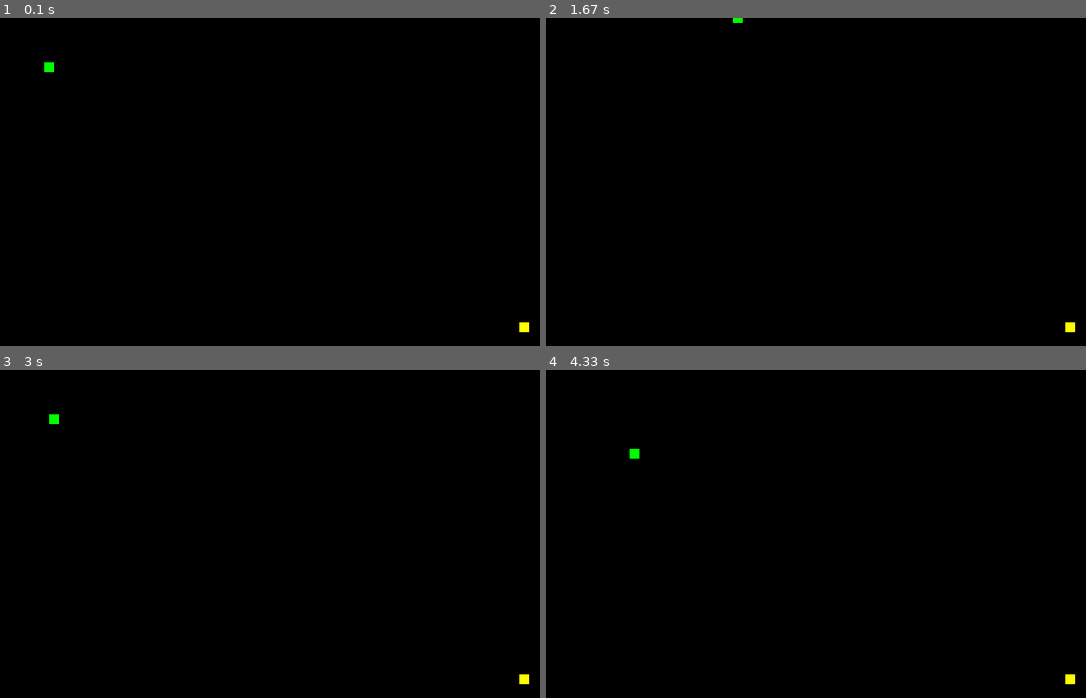
Above: before the commit, frames 1-4 (two rows, left to right).
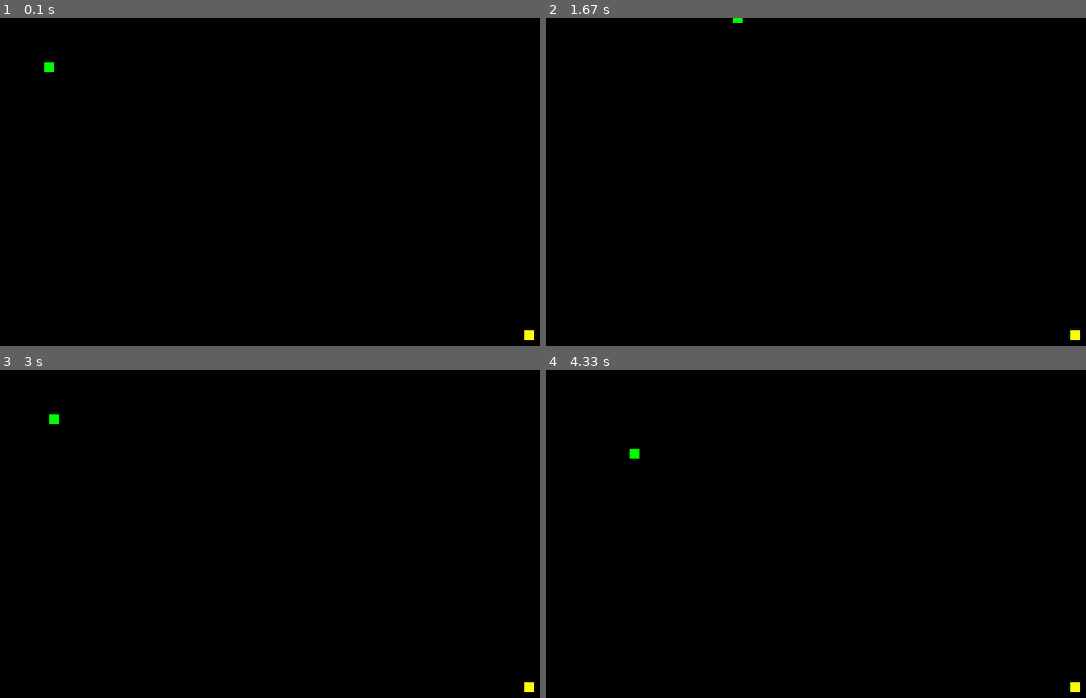
Above: after the commit, the same moments.

Repository: Jaysurya909/Pygames
Game: pygame game, started from snakegame.py
Two runs of this game, one before a commit and one after it. Both use one fixed random seed, a clock stepped at 60 frames per second and the inputs below.
Inputs:
- Up to frame 1 (0.1 s): no input
- Up to frame 2 (1.67 s): hold Right 0.33-0.8 s; hold Up 0.83-1.13 s; hold Right 1.17-1.63 s
- Up to frame 3 (3 s): hold Left 1.67-2.2 s; hold Down 2.23-2.53 s; hold Left 2.57-2.97 s
- Up to frame 4 (4.33 s): hold Right 3.4-4.03 s; hold Down from 4.07 s (still down)

The runs differ from the first frame. In frame 1, 0.1% of the frame differs, in the area x 96-99%, y 92-99%; in frame 2, 0.1%; in frame 3, 0.1%; in frame 4, 0.1%.

Commit message:
respawning the food and updating the score

Diff:
--- a/snakegame.py
+++ b/snakegame.py
@@ -20,6 +20,7 @@
 
 #Gamevariables
 #snake
+score=0
 snake_x=45
 snake_y=45
 snake_size_x=10
@@ -27,8 +28,8 @@
 snake_velocity_x=5
 snake_velocity_y=5
 #food
-food_x=random.randint(0,screen_width)
-food_y=random.randint(0,screen_height)
+food_x=random.randint(20,screen_width)
+food_y=random.randint(20,screen_height)
 
 exit_game=False
 direction=None
@@ -48,18 +49,20 @@
 
 
         if event.type==pygame.KEYDOWN:
+            if event.key==pygame.K_UP:
+                # snake_y=snake_y-snake_velocity_y
+                direction=1
+            if event.key==pygame.K_DOWN:
+                # snake_y=snake_y+snake_velocity_y
+                direction=2
             if event.key==pygame.K_RIGHT:
                 # snake_x=snake_x+snake_velocity_x
                 direction=3
             if event.key==pygame.K_LEFT:
                 # snake_x=snake_x-snake_velocity_x
                 direction=4
-            if event.key==pygame.K_UP:
-                # snake_y=snake_y-snake_velocity_y
-                direction=1
-            if event.key==pygame.K_DOWN:
-                # snake_y=snake_y+snake_velocity_y
-                direction=2
+
+
 
     if(direction==1):
         snake_y=snake_y-snake_velocity_y
@@ -70,6 +73,11 @@
     elif(direction==4):
         snake_x=snake_x-snake_velocity_x
 
+    if abs(snake_x-food_x)<6 and abs(snake_y-food_y)<6:
+        score+=1
+        print("Score:- ",score)
+        food_x=random.randint(20,screen_width)
+        food_y=random.randint(20,screen_height)
 
 
 
